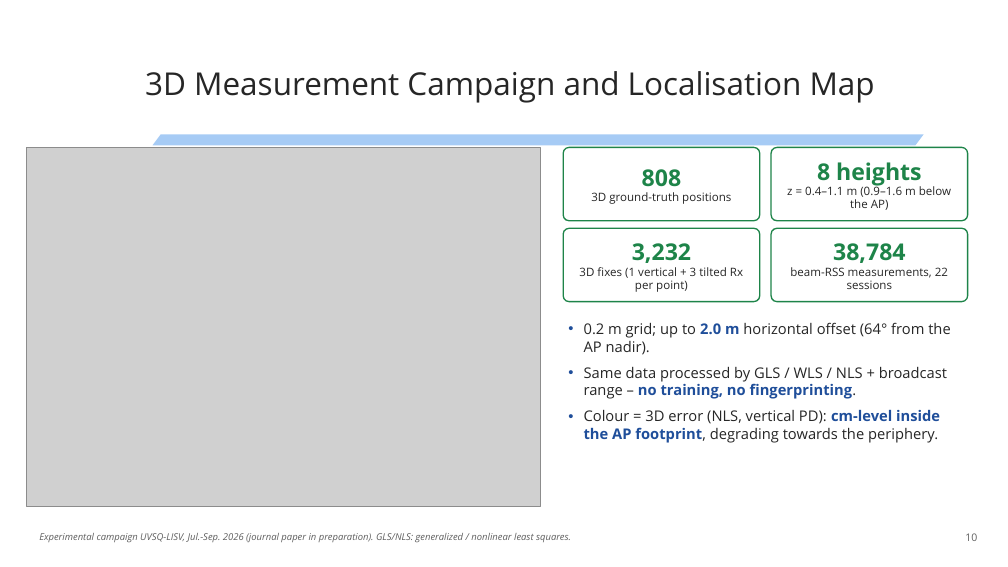
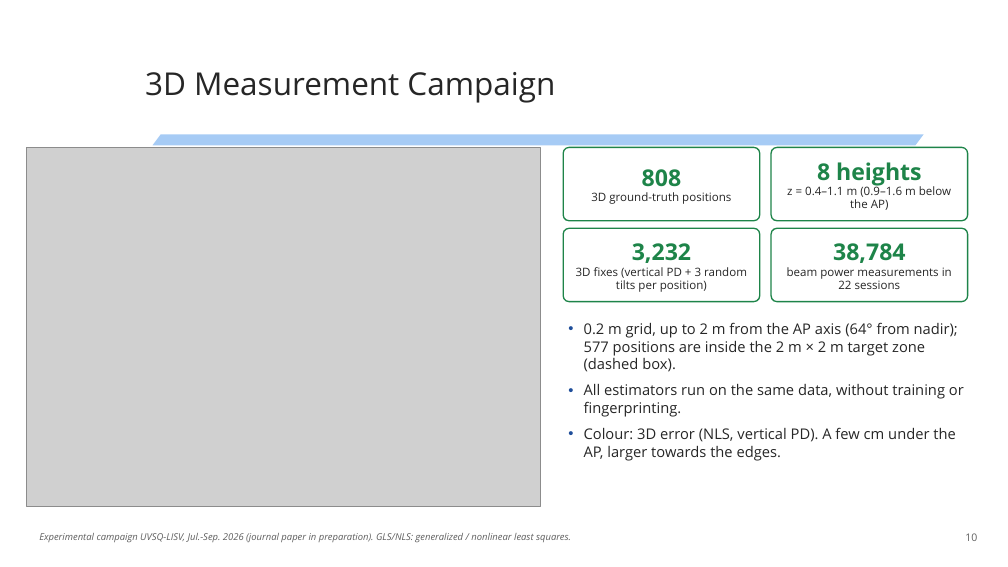
Before and after one commit to kevin-acuna/simulation_VLP, a slide deck: slide 10 of OPTI-6G/ArchWG_Presentation/OPTI-6G_ArchWG_Beamsteering_Positioning_UVSQ_2026-11-20.pptx. Drawn at 1008x567 pixels with LibreOffice and Linux fonts; fonts in the diff are those of the drawing; grey boxes stand for pictures; background and template pictures are left out. Boxes give left, top, right and bottom in pixels: in the first picture for what was removed or moved away, otherwise in the second. Text is boxed around its words. In the diff, an @@ line names an element or a change of style, - is before the commit and + after.

```diff
--- a/OPTI-6G/ArchWG_Presentation/OPTI-6G_ArchWG_Beamsteering_Positioning_UVSQ_2026-11-20.pptx
+++ b/OPTI-6G/ArchWG_Presentation/OPTI-6G_ArchWG_Beamsteering_Positioning_UVSQ_2026-11-20.pptx
@@ title at (145,72,555,103): text changed @@
-3D Measurement Campaign and Localisation Map
+3D Measurement Campaign
@@ text in rounded rectangle at (576,267,747,292): text changed @@
-3D fixes (1 vertical + 3 tilted Rx per point)
+3D fixes (vertical PD + 3 random tilts per position)
@@ text in rounded rectangle at (787,267,952,289): text changed @@
-beam-RSS measurements, 22 sessions
+beam power measurements in 22 sessions
@@ text at (584,322,964,461): text changed @@
-• 0.2 m grid; up to 2.0 m horizontal offset (64° from the AP nadir).
-• Same data processed by GLS / WLS / NLS + broadcast range – no training, no fingerprinting.
-• Colour = 3D error (NLS, vertical PD): cm-level inside the AP footprint, degrading towards the periphery.
+• 0.2 m grid, up to 2 m from the AP axis (64° from nadir); 577 positions are inside the 2 m × 2 m target zone (dashed box).
+• All estimators run on the same data, without training or fingerprinting.
+• Colour: 3D error (NLS, vertical PD). A few cm under the AP, larger towards the edges.
```
Also in this commit, not shown: 15 other slides changed, 1 slide added, 2 slides removed, 41 other files.
